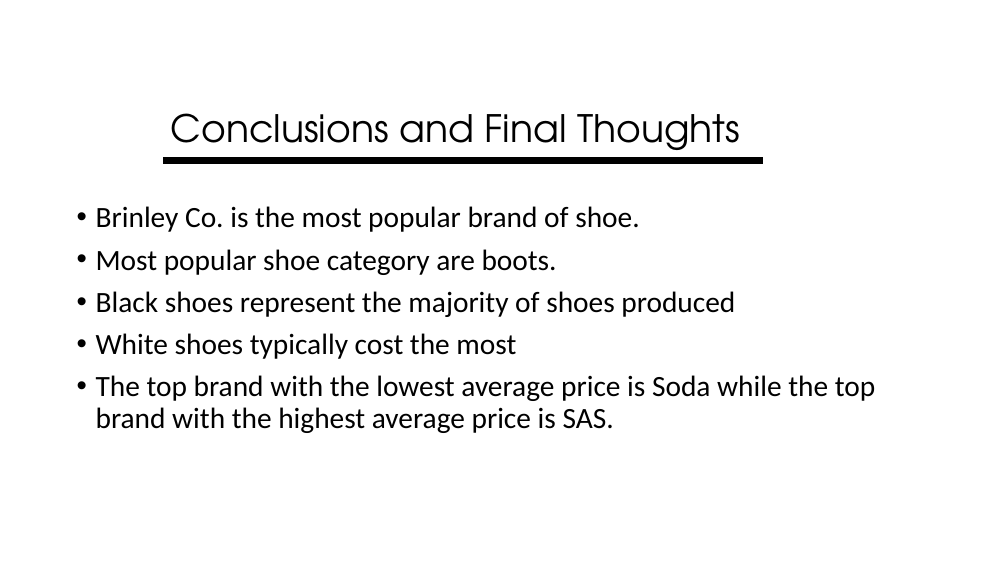
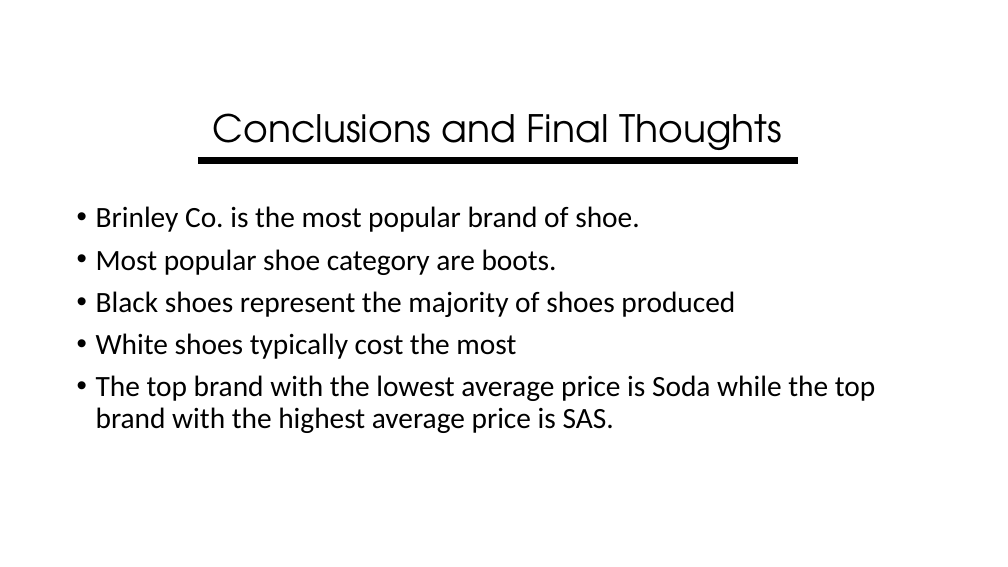
Before and after one commit to rjharris2020/Project_1, a slide deck: slide 11 of ShoesGalore_Presentation_FinalCopy.pptx (slide 9 before the commit). Drawn at 1008x567 pixels with LibreOffice and Linux fonts; fonts in the diff are those of the drawing; background and template pictures are left out. Boxes give left, top, right and bottom in pixels: in the first picture for what was removed or moved away, otherwise in the second. Text is boxed around its words. In the diff, an @@ line names an element or a change of style, - is before the commit and + after.

```diff
--- a/ShoesGalore_Presentation_FinalCopy.pptx
+++ b/ShoesGalore_Presentation_FinalCopy.pptx
@@ title "Conclusions and Final Thoughts": place and size @@
-title "Conclusions and Final Thoughts" at [171,113,740,159]
+title "Conclusions and Final Thoughts" at [213,113,782,159]
@@ line moved from (163, 160) - (764, 160) to (198, 160) - (798, 160) @@
```
Also in this commit, not shown: 6 other slides changed, 2 slides added.
